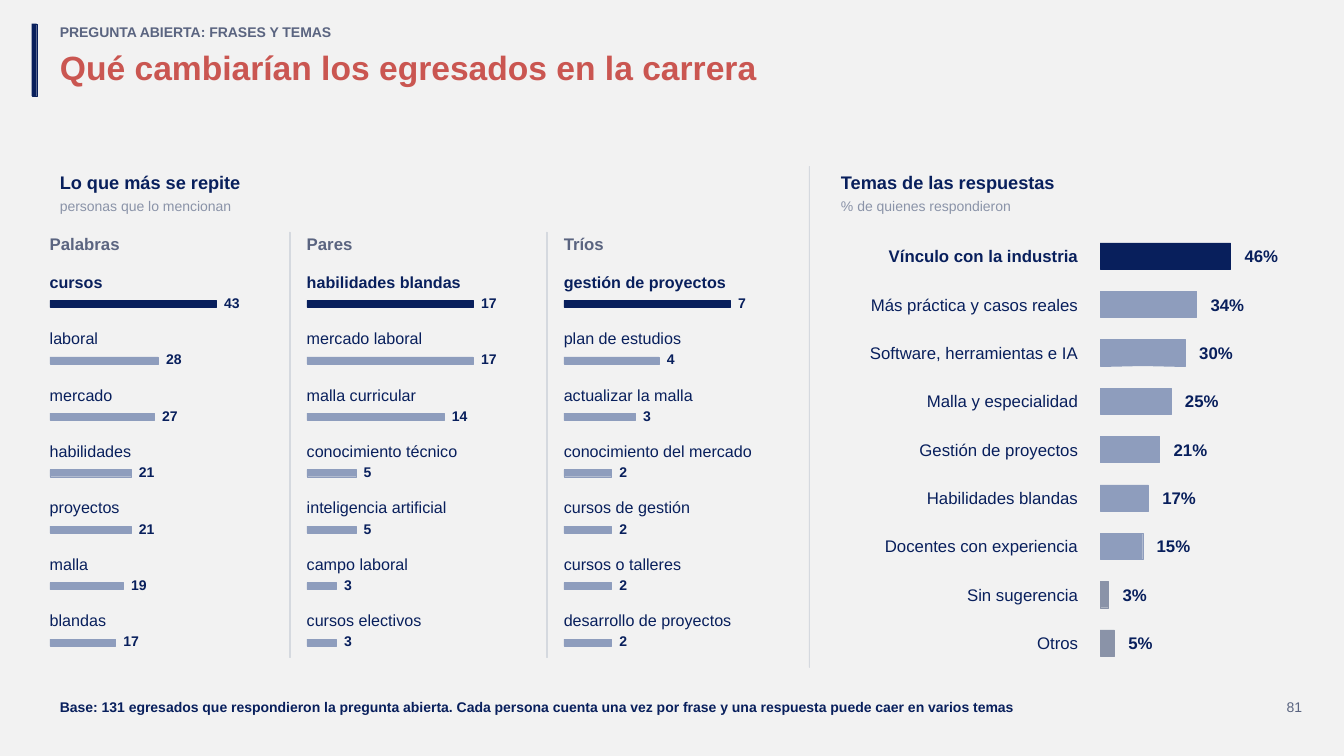
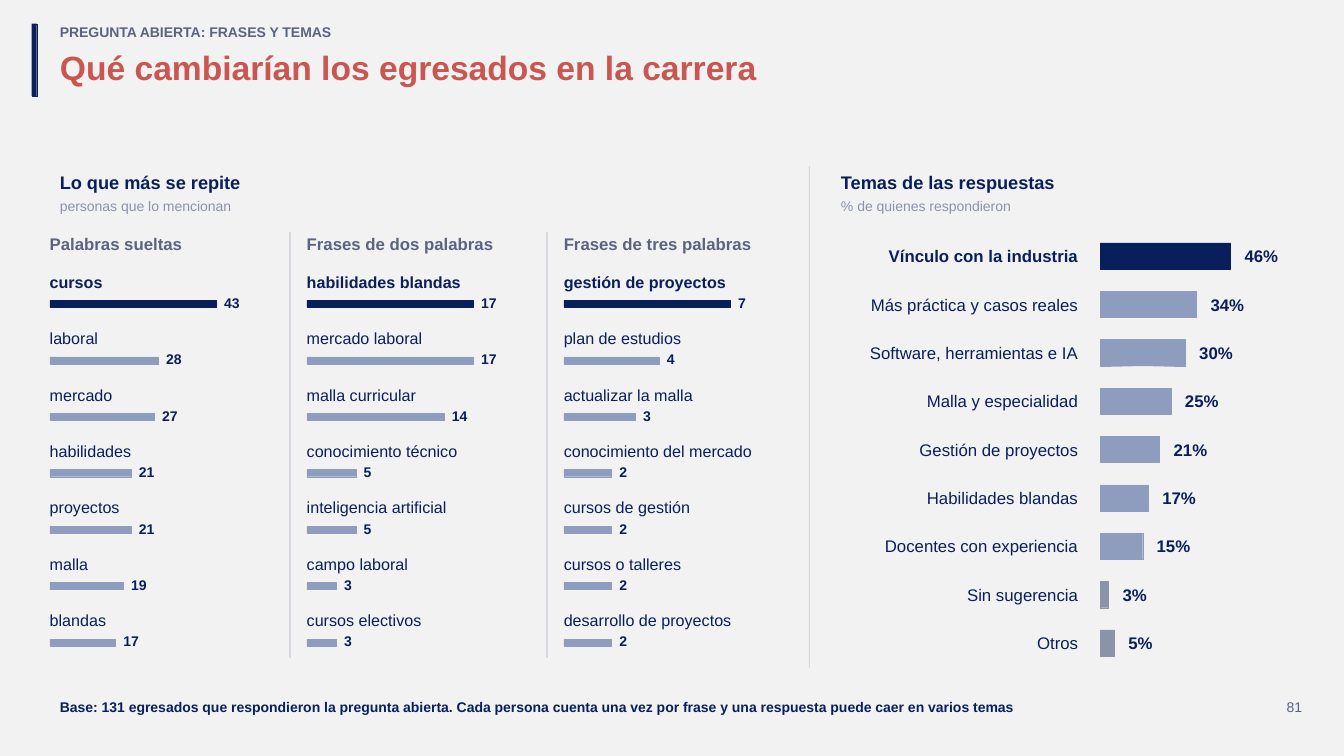
Before and after one commit to GonzaloAlmendariz/prosecnur-app, a slide deck: slide 81 of docs/qa/motor-ppt-2026-10-06/4-recetario/recetario-moderna.pptx. Drawn at 1344x756 pixels with LibreOffice and Linux fonts; fonts in the diff are those of the drawing; background and template pictures are left out. Boxes give left, top, right and bottom in pixels: in the first picture for what was removed or moved away, otherwise in the second. Text is boxed around its words. In the diff, an @@ line names an element or a change of style, - is before the commit and + after.

```diff
--- a/docs/qa/motor-ppt-2026-10-06/4-recetario/recetario-moderna.pptx
+++ b/docs/qa/motor-ppt-2026-10-06/4-recetario/recetario-moderna.pptx
@@ text at <box>50,238,182,250</box>: text changed @@
-Palabras
+Palabras sueltas
@@ text at <box>307,238,493,254</box>: text changed @@
-Pares
+Frases de dos palabras
@@ text at <box>564,238,751,254</box>: text changed @@
-Tríos
+Frases de tres palabras
```
Also in this commit, not shown: 5 other files.
